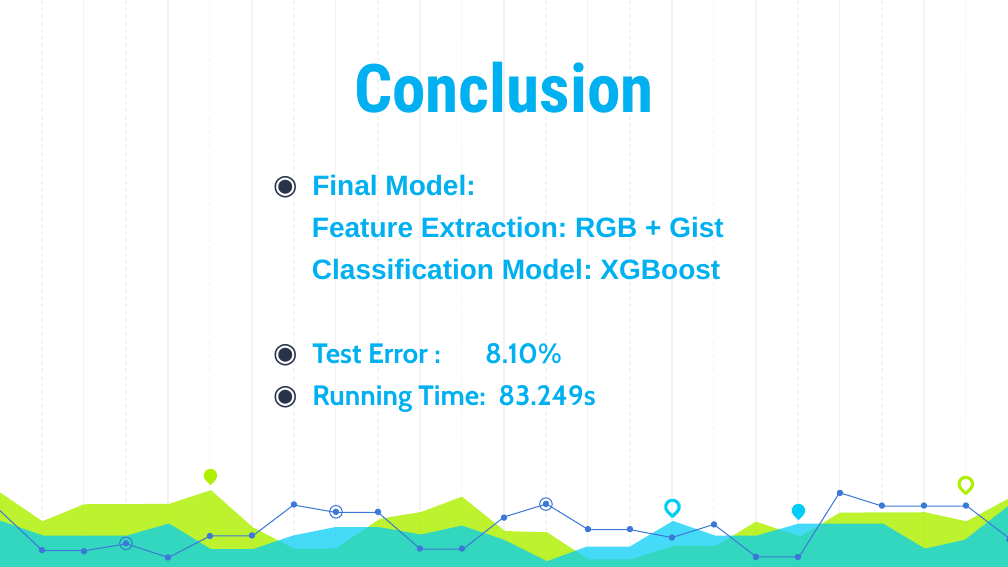
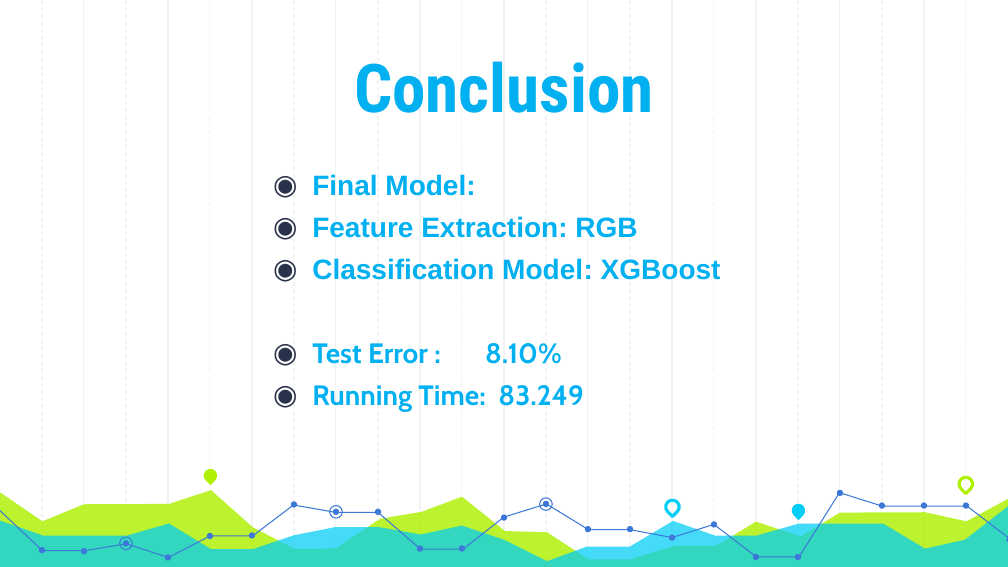
Before and after one commit to JingyiWang3/Predictive-Analytics-on-Image-Data, a slide deck: slide 18 of doc/Group9_Presentation.pptx (slide 19 before the commit). Drawn at 1008x567 pixels with LibreOffice and Linux fonts; fonts in the diff are those of the drawing. Boxes give left, top, right and bottom in pixels: in the first picture for what was removed or moved away, otherwise in the second. Text is boxed around its words. In the diff, an @@ line names an element or a change of style, - is before the commit and + after.

```diff
--- a/doc/Group9_Presentation.pptx
+++ b/doc/Group9_Presentation.pptx
@@ text at (x1=312, y1=216, x2=637, y2=238): text changed @@
-    Feature Extraction: RGB + Gist
+    ◉ Feature Extraction: RGB
@@ text at (x1=312, y1=385, x2=583, y2=412): text changed @@
-◉ Running Time: 83.249s
+◉ Running Time: 83.249
```
Also in this commit, not shown: 3 other slides changed, 1 slide removed.
